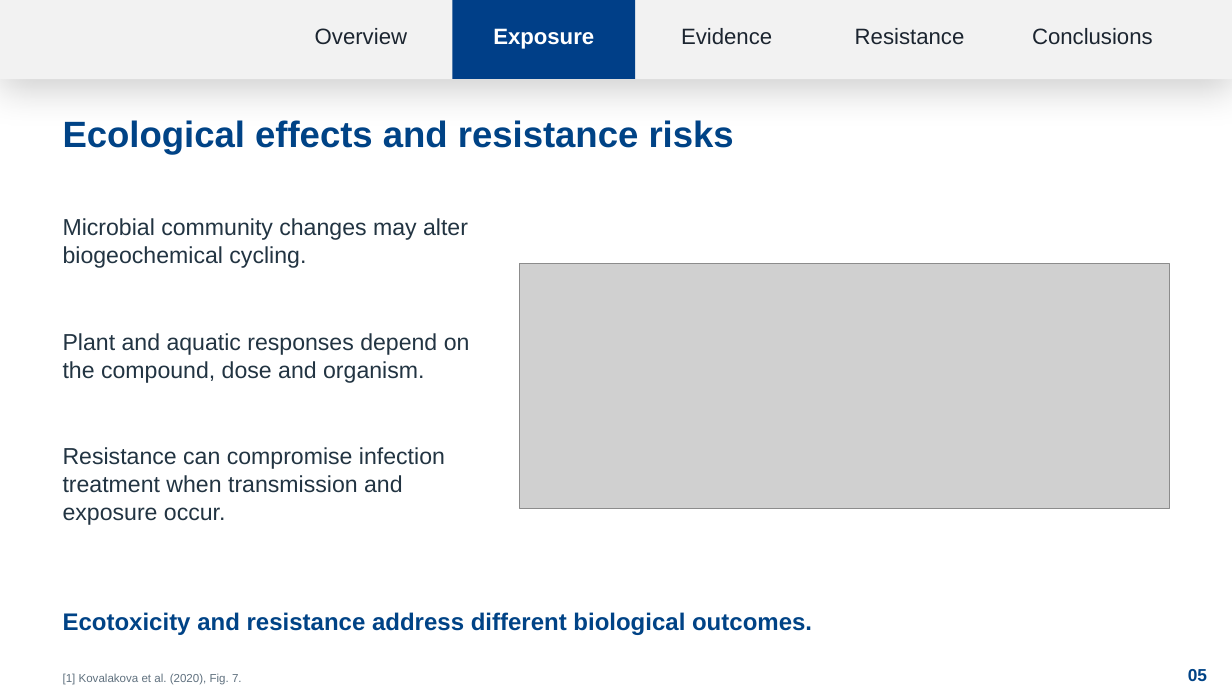
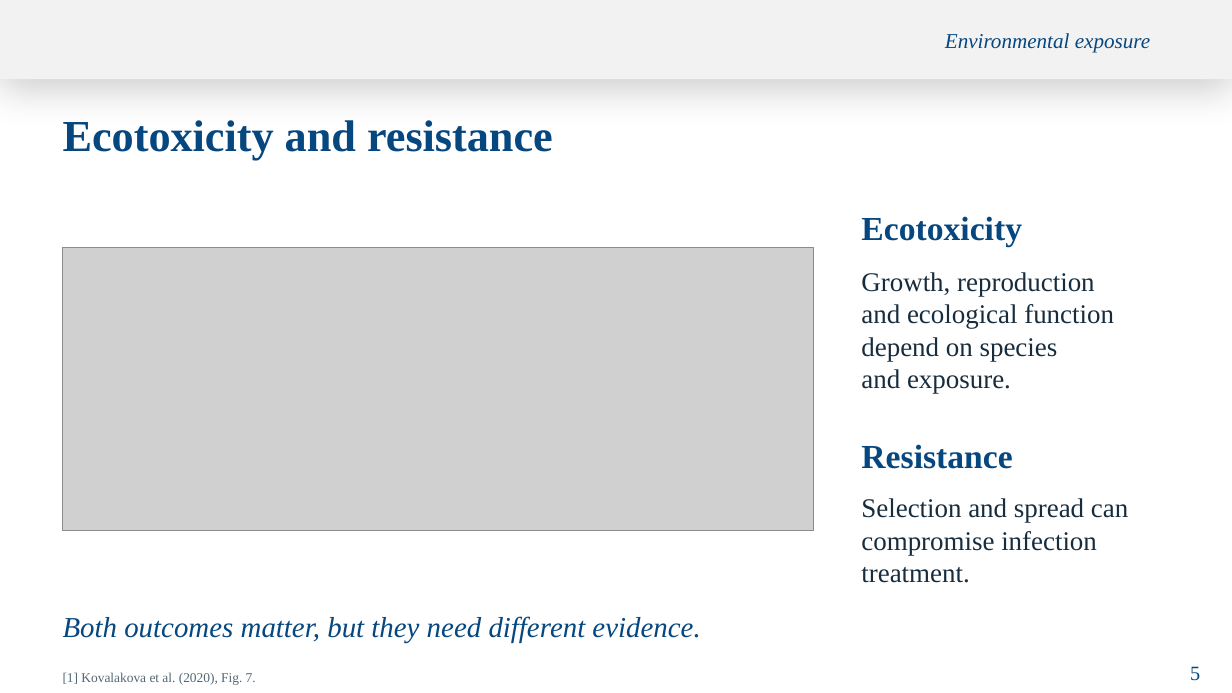
Before and after one commit to sophiawang122/yang, a slide deck: slide 5 of Antibiotics_Environmental_Toxicology_EN.pptx. Drawn at 1232x693 pixels with LibreOffice and Linux fonts; fonts in the diff are those of the drawing; grey boxes stand for pictures; background and template pictures are left out. Boxes give left, top, right and bottom in pixels: in the first picture for what was removed or moved away, otherwise in the second. Text is boxed around its words. In the diff, an @@ line names an element or a change of style, - is before the commit and + after.

```diff
--- a/Antibiotics_Environmental_Toxicology_EN.pptx
+++ b/Antibiotics_Environmental_Toxicology_EN.pptx
@@ text removed at box(315, 28, 407, 45) @@
-Overview
@@ rectangle removed at box(453, 0, 636, 79) @@
@@ text removed at box(681, 28, 772, 45) @@
-Evidence
@@ text "Environmental exposure" at box(945, 33, 1150, 52): vertical alignment middle to top @@
@@ text removed at box(1032, 28, 1153, 45) @@
-Conclusions
@@ text at box(945, 33, 1150, 52): text changed; size 17.2 to 16.5 pt; font Arial to Times New Roman; text colour #FFFFFF to #064780; bold off; italic on @@
-Exposure
+Environmental exposure
@@ text at box(63, 120, 553, 160): text changed; size 28.5 to 34.5 pt; font Arial to Times New Roman; text colour #004386 to #064780 @@
-Ecological effects and resistance risks
+Ecotoxicity and resistance
@@ text removed at box(63, 218, 468, 268) @@
-Microbial community changes may alter biogeochemical cycling.
@@ text added at box(861, 216, 1022, 247), 26.2 pt, text #064780, bold @@
+Ecotoxicity
@@ picture: place and size @@
-picture at box(519, 263, 1169, 507)
+picture at box(63, 248, 813, 531)
@@ text added at box(861, 272, 1114, 394), 21 pt, text #172D3E @@
+Growth, reproduction
+and ecological function
+depend on species
+and exposure.
@@ text removed at box(63, 333, 470, 383) @@
-Plant and aquatic responses depend on the compound, dose and organism.
@@ text removed at box(63, 447, 445, 525) @@
-Resistance can compromise infection treatment when transmission and exposure occur.
@@ text "Resistance": place and size @@
-text "Resistance" at box(855, 28, 965, 45)
+text "Resistance" at box(861, 444, 1012, 469)
@@ text "Resistance" at box(861, 444, 1012, 469): size 17.2 to 26.2 pt, font Arial to Times New Roman, text colour #1C2530 to #064780, bold on; alignment centre to left; vertical alignment middle to top @@
@@ text added at box(861, 498, 1128, 583), 21 pt, text #172D3E @@
+Selection and spread can
+compromise infection
+treatment.
@@ text removed at box(63, 612, 812, 635) @@
-Ecotoxicity and resistance address different biological outcomes.
@@ text added at box(63, 616, 700, 642), 22.5 pt, text #064780, italic @@
+Both outcomes matter, but they need different evidence.
@@ text "[1] Kovalakova et al. (2020), ..." at box(63, 672, 256, 685): size 9 to 10.5 pt, font Arial to Times New Roman, text colour #60717F to #536875 @@
@@ text removed at box(1188, 669, 1207, 681) @@
-05
@@ text added at box(1190, 666, 1200, 681), 15.8 pt, text #064780 @@
+5
```
Also in this commit, not shown: 12 other slides changed, 4 slides added, 4 slides removed.
